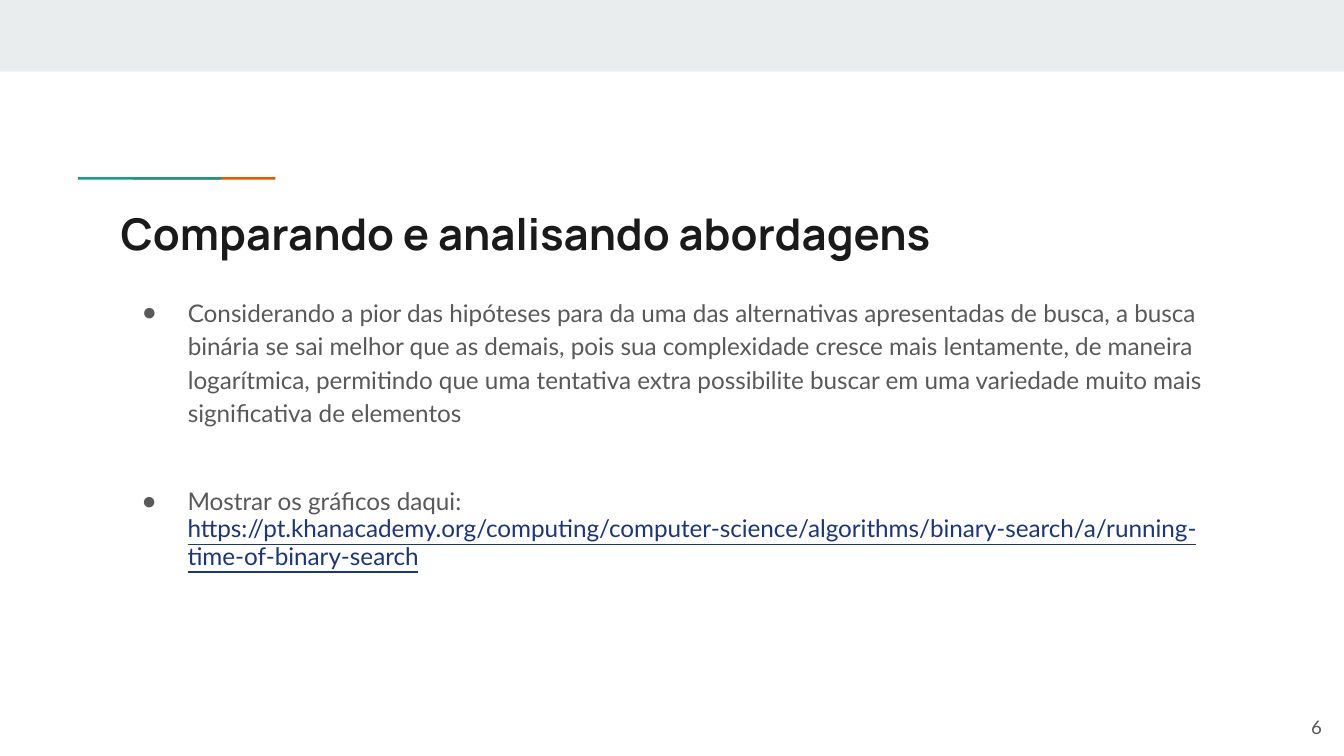
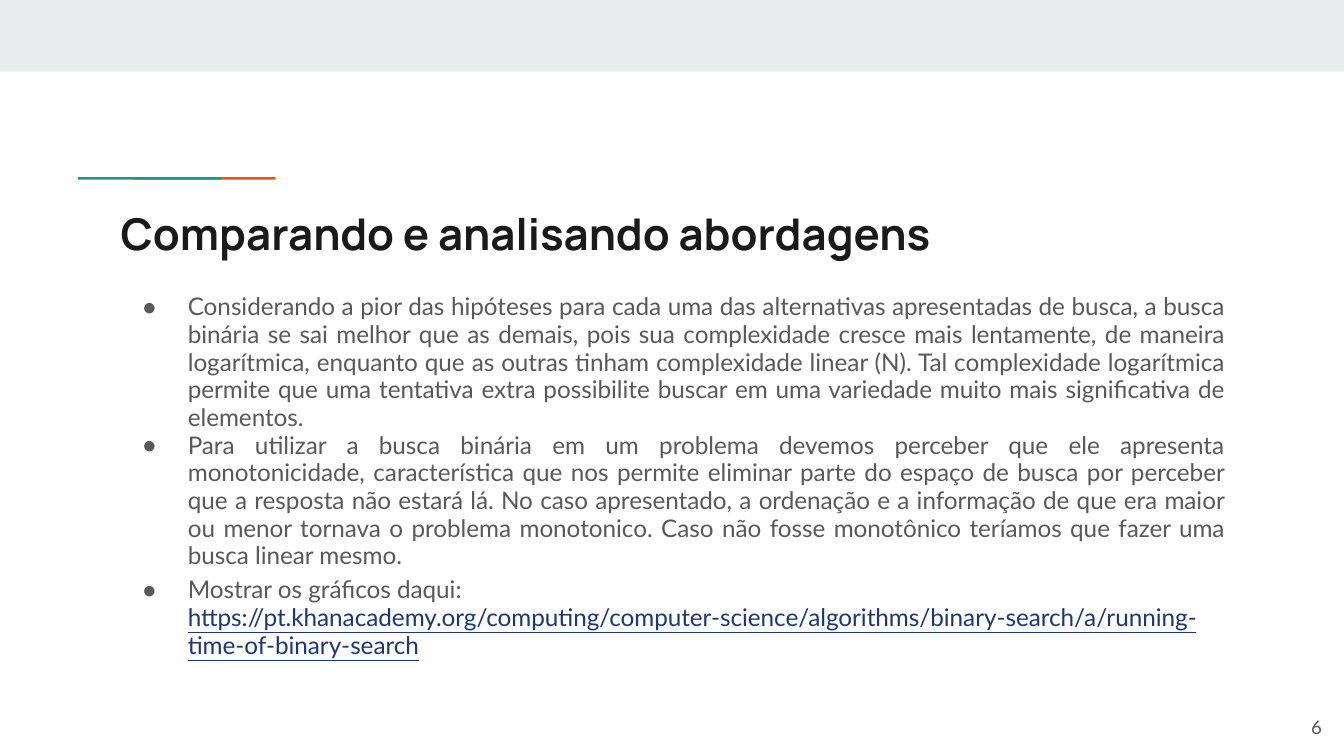
Before and after one commit to fpgues/treinamento-OBI-2023, a slide deck: slide 6 of estrategias/busca-binaria.pptx. Drawn at 1344x756 pixels with LibreOffice and Linux fonts; fonts in the diff are those of the drawing. Boxes give left, top, right and bottom in pixels: in the first picture for what was removed or moved away, otherwise in the second. Text is boxed around its words. In the diff, an @@ line names an element or a change of style, - is before the commit and + after.

Commit message:
Ajuste nos slides de busca binária

```diff
--- a/estrategias/busca-binaria.pptx
+++ b/estrategias/busca-binaria.pptx
@@ text at (188, 297, 1225, 564): text changed @@
-● Considerando a pior das hipóteses para da uma das alternativas apresentadas de busca, a busca binária se sai melhor que as demais, pois sua complexidade cresce mais lentamente, de maneira logarítmica, permitindo que uma tentativa extra possibilite buscar em uma variedade muito mais significativa de elementos
+● Considerando a pior das hipóteses para cada uma das alternativas apresentadas de busca, a busca binária se sai melhor que as demais, pois sua complexidade cresce mais lentamente, de maneira logarítmica, enquanto que as outras tinham complexidade linear (N). Tal complexidade logarítmica permite que uma tentativa extra possibilite buscar em uma variedade muito mais significativa de elementos.
+● Para utilizar a busca binária em um problema devemos perceber que ele apresenta monotonicidade, característica que nos permite eliminar parte do espaço de busca por perceber que a resposta não estará lá. No caso apresentado, a ordenação e a informação de que era maior ou menor tornava o problema monotonico. Caso não fosse monotônico teríamos que fazer uma busca linear mesmo.
@@ text "Mostrar os gráficos daqui: https://pt.khanacademy.org/comput ...": place and size @@
-text "Mostrar os gráficos daqui: https://pt.khanacademy.org/comput ..." at (188, 492, 1197, 569)
+text "Mostrar os gráficos daqui: https://pt.khanacademy.org/comput ..." at (188, 580, 1197, 658)
```
Also in this commit, not shown: 6 other slides changed.
